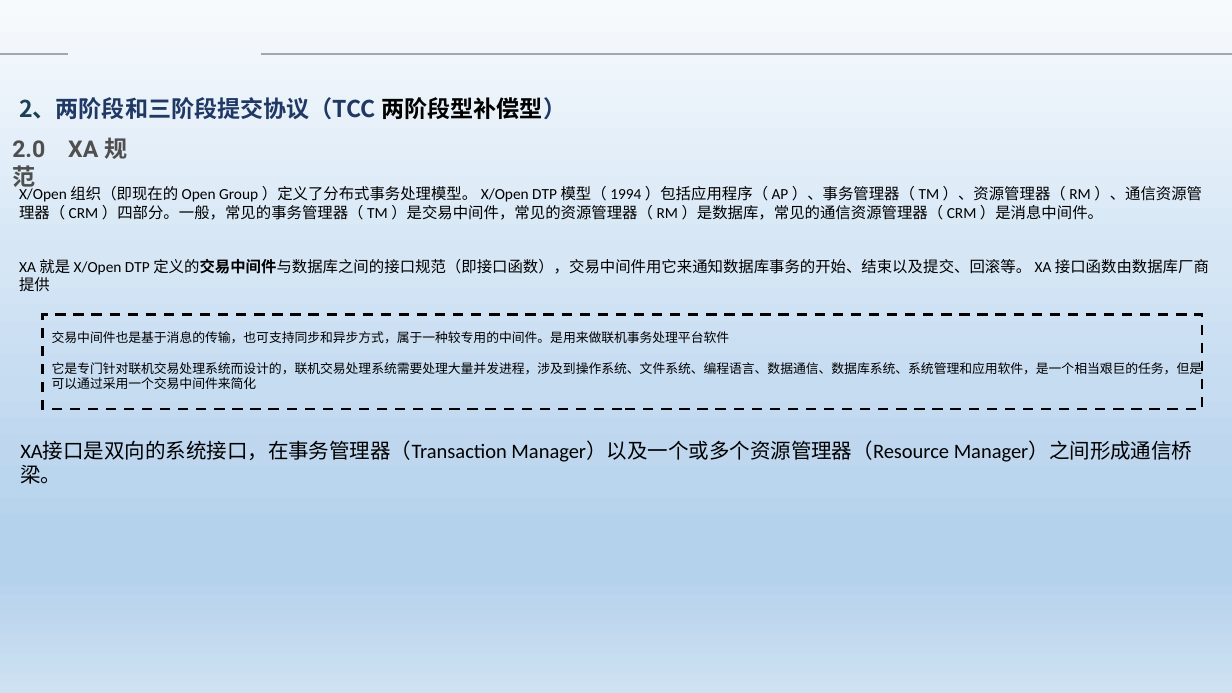
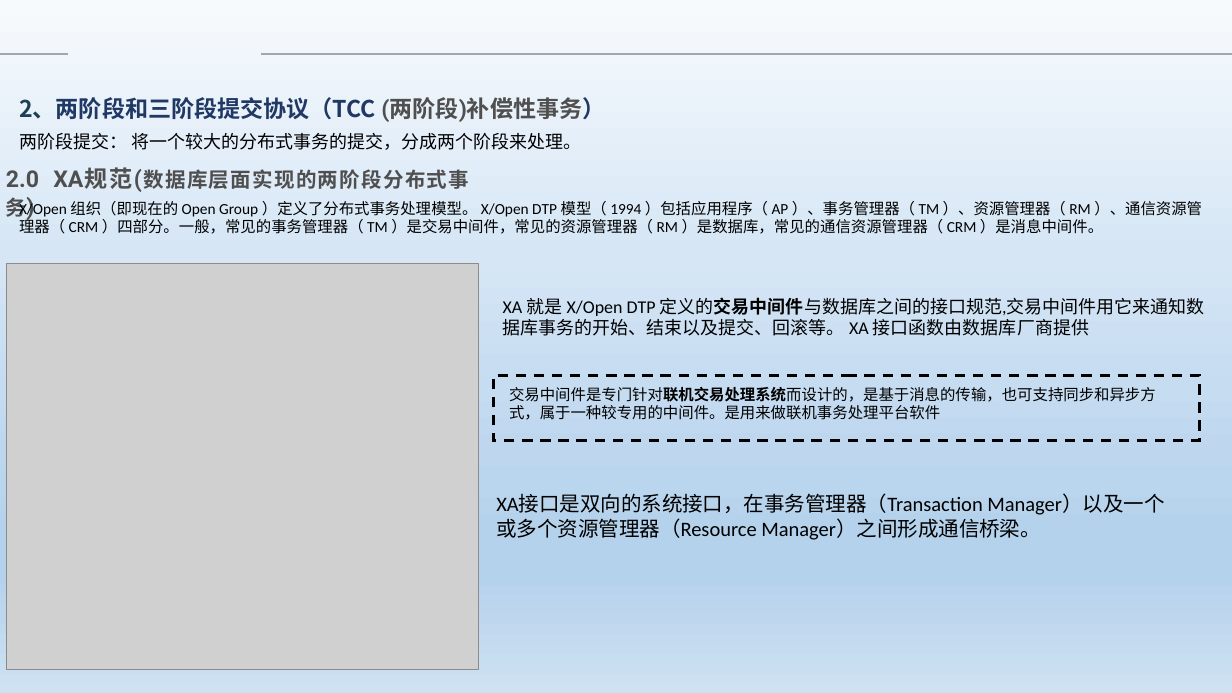
Before and after one commit to Heffie199/zhao_Note, a slide deck: slide 13 of 分布式事务的解决方案 .pptx. Drawn at 1232x693 pixels with LibreOffice and Linux fonts; fonts in the diff are those of the drawing; grey boxes stand for pictures; background and template pictures are left out. Boxes give left, top, right and bottom in pixels: in the first picture for what was removed or moved away, otherwise in the second. Text is boxed around its words. In the diff, an @@ line names an element or a change of style, - is before the commit and + after.

```diff
--- a/分布式事务的解决方案 .pptx
+++ b/分布式事务的解决方案 .pptx
@@ text at (19, 97, 605, 122): text changed @@
-2、两阶段和三阶段提交协议（TCC 两阶段型补偿型）
+2、两阶段和三阶段提交协议（TCC (两阶段)补偿性事务）
@@ text added at (19, 133, 581, 150), 14 pt, text #000000 @@
+两阶段提交： 将一个较大的分布式事务的提交，分成两个阶段来处理。
@@ text at (6, 167, 469, 192): text changed; size 18 to 16 pt @@
-2.0 XA规范
+2.0 XA规范(数据库层面实现的两阶段分布式事务)
@@ text "X/Open 组织（即现在的 Open Group ）定义了分布式事务处理模型。 ...": place and size @@
-text "X/Open 组织（即现在的 Open Group ）定义了分布式事务处理模型。 ..." at (19, 186, 1202, 220)
+text "X/Open 组织（即现在的 Open Group ）定义了分布式事务处理模型。 ..." at (19, 201, 1202, 234)
@@ picture added at (6, 263, 479, 670) @@
@@ text at (503, 297, 1205, 336): text changed; size 12 to 14 pt @@
-XA 就是 X/Open DTP 定义的交易中间件与数据库之间的接口规范（即接口函数），交易中间件用它来通知数据库事务的开始、结束以及提交、回滚等。 XA 接口函数由数据库厂商提供
+XA 就是 X/Open DTP 定义的交易中间件与数据库之间的接口规范,交易中间件用它来通知数据库事务的开始、结束以及提交、回滚等。 XA 接口函数由数据库厂商提供
@@ rectangle: place and size @@
-rectangle at (43, 314, 1202, 409)
+rectangle at (494, 375, 1200, 441)
@@ rectangle at (494, 375, 1200, 441): mirrored @@
@@ text at (509, 387, 1156, 420): text changed; size 10 to 12 pt @@
-交易中间件也是基于消息的传输，也可支持同步和异步方式，属于一种较专用的中间件。是用来做联机事务处理平台软件
-它是专门针对联机交易处理系统而设计的，联机交易处理系统需要处理大量并发进程，涉及到操作系统、文件系统、编程语言、数据通信、数据库系统、系统管理和应用软件，是一个相当艰巨的任务，但是可以通过采用一个交易中间件来简化
+交易中间件是专门针对联机交易处理系统而设计的，是基于消息的传输，也可支持同步和异步方式，属于一种较专用的中间件。是用来做联机事务处理平台软件
@@ text "XA接口是双向的系统接口，在事务管理器（Transaction Manager）以及一个或多个资源管理器（Resourc ..." rewrapped from (20, 441, 1193, 484) to (496, 494, 1164, 540) @@
```
Also in this commit, not shown: 12 other slides changed.
